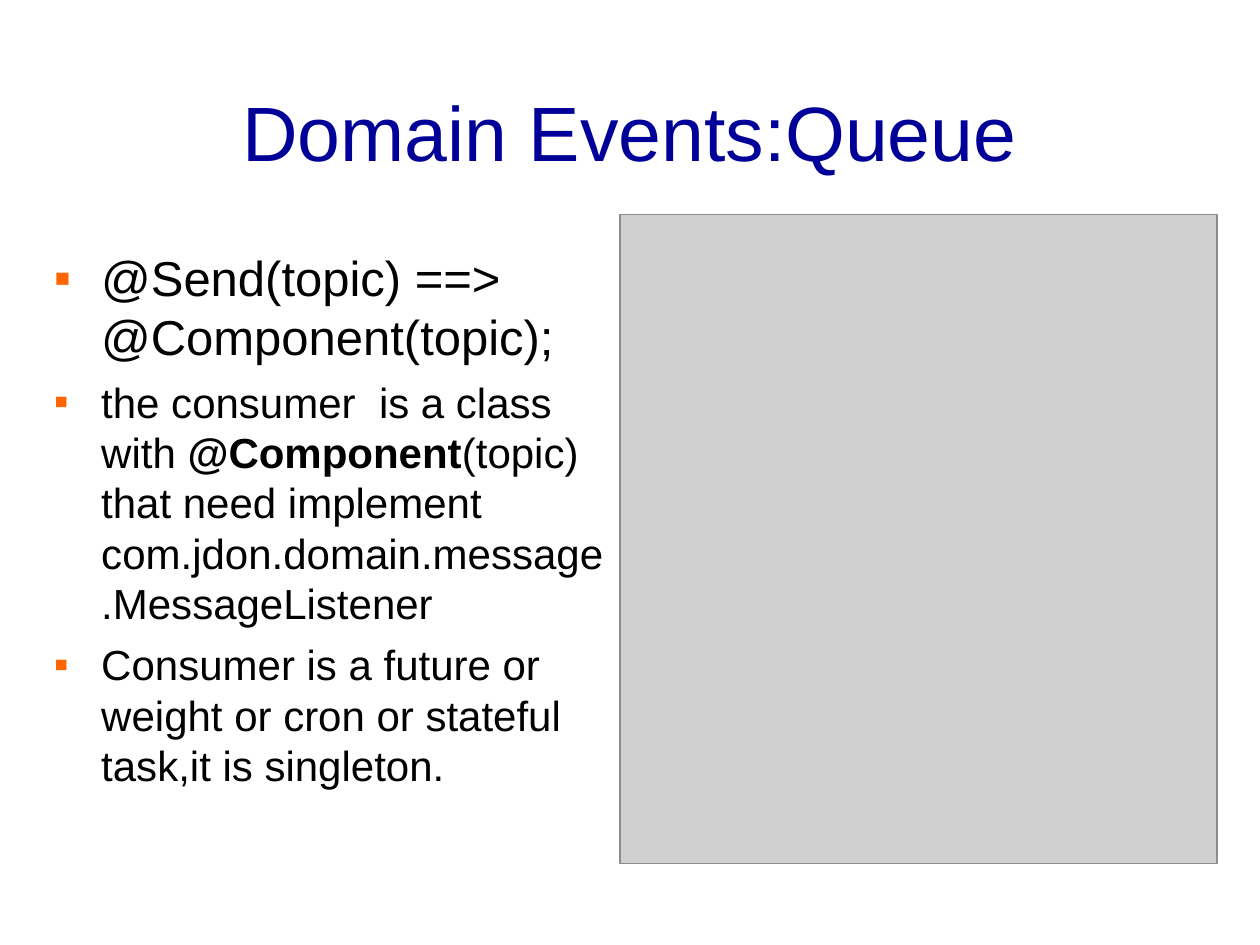
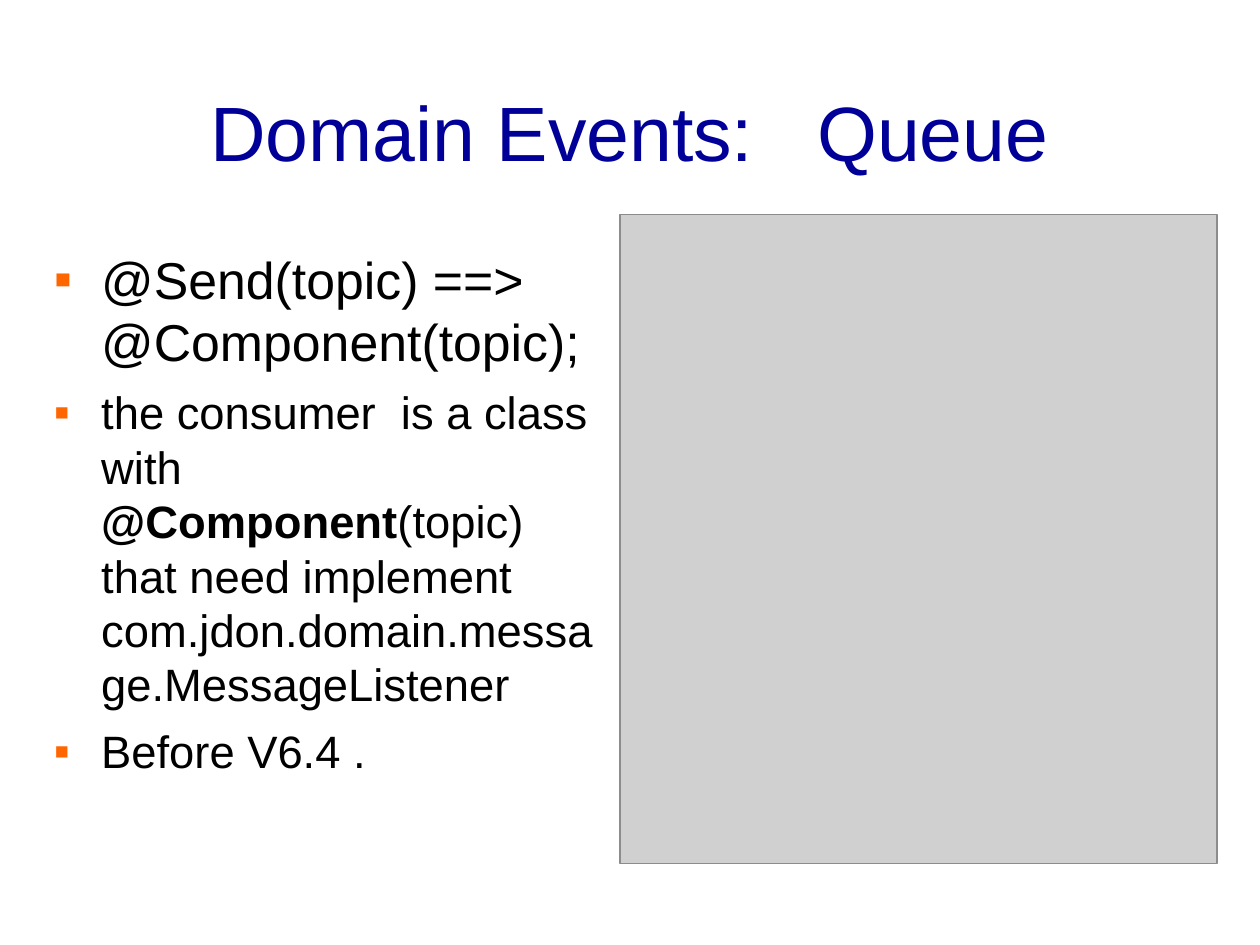
Before and after one commit to banq/jdonframework, a slide deck: slide 21 of doc/english/JdonFramework.ppt (slide 18 before the commit). Drawn at 1260x945 pixels with LibreOffice and Linux fonts; fonts in the diff are those of the drawing; grey boxes stand for pictures; background and template pictures are left out. Boxes give left, top, right and bottom in pixels: in the first picture for what was removed or moved away, otherwise in the second. Text is boxed around its words. In the diff, an @@ line names an element or a change of style, - is before the commit and + after.

```diff
--- a/doc/english/JdonFramework.ppt
+++ b/doc/english/JdonFramework.ppt
@@ title at (210, 105, 1048, 176): spaces changed @@
-Domain Events:Queue
+Domain Events: Queue
@@ text at (101, 261, 592, 711): size 28 to 29.6 pt in "@Send(topic) ==> @Component(topic);"; size 24 to 25.9 pt in "the consumer is a class with @Component(topic) ..."; more space between paragraphs @@
@@ text at (101, 735, 340, 769): text changed; size 24 to 25.9 pt @@
-▪ Consumer is a future or weight or cron or stateful task,it is singleton.
+▪ Before V6.4 .
```
Also in this commit, not shown: 9 other slides changed, 6 slides added, 1 slide removed, 13 other files.
